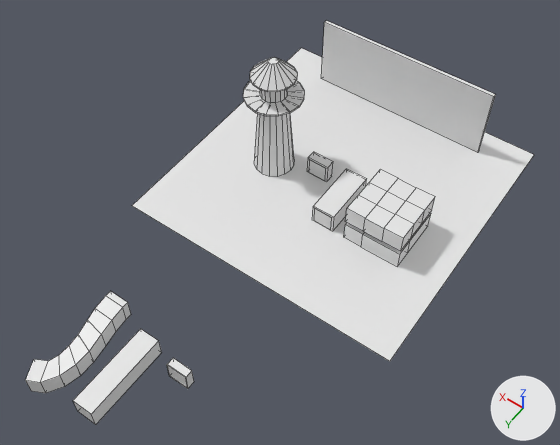
The Blender file blender/map04.blend: old version first, new version second.
Camera for both pictures: a 50 mm lens placed at (-25.9, 46.7, 60.6), pointed at (-0.8, 11.6, 5.4). Every picture has the same lights, and +X, +Y and +Z are marked at lower right. Mesh edges are drawn as thin lines.

The first picture shows 'mesh_long', 'mesh_portalplace', 'mesh_rot', 'mesh_tower', 'world_main', 'world_rot', 'world_short', 'world_tower'.
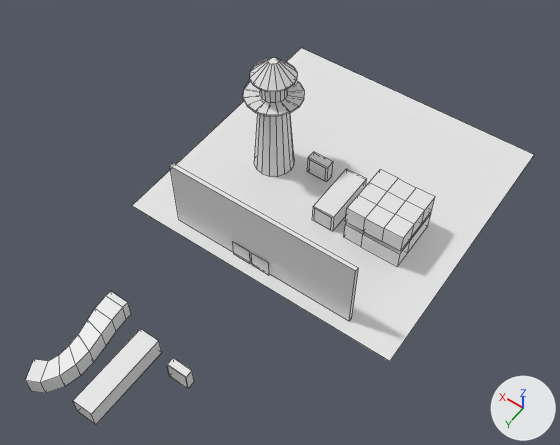
Where the newer file only moved an object's origin or applied its transform, the numbers keep the older frame.

Location of each change, [x1, y1, x2, y2] in pixels of the pictures (560 x 445 px):
'mesh_portalplace', mesh turned
    before: [321, 21, 496, 153]
    after: [170, 163, 358, 321]
'portal_main_rightportal_main_leftportal', added
    after: [251, 253, 269, 275]
'portal_main_leftportal_main_rightportal', added
    after: [233, 242, 250, 264]

What changed in the scene script:
```text
Change me_cube:
    where me_cube.from_pydata(...)  # 8 vertices, 6 faces; spans x -1.0..1.0, y -1.0..1.0, z -1.0..1.0
    used by ob_mesh_portalplace; parent = ob_world_main; location = (0.0, -12.0, 4.0); scale = (10.0, 0.2, 4.0)
    me_cube part 1: the whole mesh is turned -180 degrees about the z axis through its middle, then moved by (0.0, 127.44, 0.0)
Add ob_portal_main_rightportal_main_leftportal:
    ob_portal_main_rightportal_main_leftportal = bpy.data.objects.new('portal_main_rightportal_main_leftportal', me_plane_029.copy())  # the mesh of ob_portal_long_long2_main_mainlong2
    ob_portal_main_rightportal_main_leftportal.parent = ob_world_main
    ob_portal_main_rightportal_main_leftportal.location = (-0.22, 13.87, 1.0)
Add ob_portal_main_leftportal_main_rightportal:
    ob_portal_main_leftportal_main_rightportal = bpy.data.objects.new('portal_main_leftportal_main_rightportal', me_plane_029.copy())  # the mesh of ob_portal_long_long2_main_mainlong2
    ob_portal_main_leftportal_main_rightportal.parent = ob_world_main
    ob_portal_main_leftportal_main_rightportal.location = (2.0, 13.86, 1.0)
```
